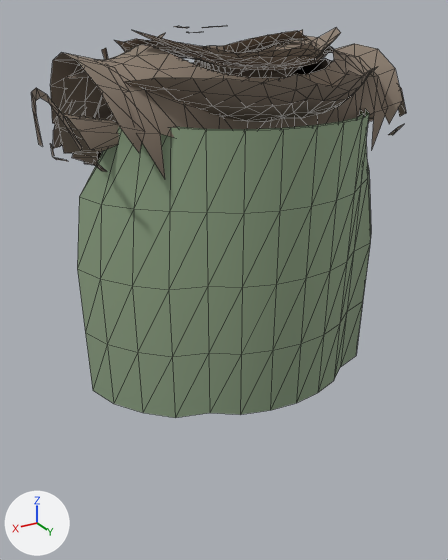
Renders of the glTF model assets/models/outfits/wear/moss_mantle_ranger_female.gltf from each side of a commit.
Camera for both pictures: a 50 mm lens placed at (0.377, 0.677, 1.551), pointed at (0.026, 0.093, 1.259). Every picture has the same lights, and +X, +Y and +Z are marked at lower left. The picture after the commit comes second. Mesh edges are drawn as thin lines. Vertices at exactly the same position are counted once.

The first picture shows 'moss_mantle_ranger_female'.
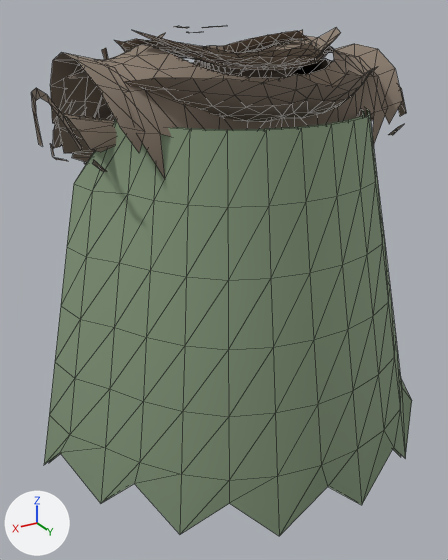
Patch to the scene script:
```diff
--- a/assets/models/outfits/wear/moss_mantle_ranger_female.gltf.py
+++ b/assets/models/outfits/wear/moss_mantle_ranger_female.gltf.py
@@ me_moss_mantle_ranger_female @@
 # used by ob_moss_mantle_ranger_female; location = (0.0, 0.0, 0.0)
-me_moss_mantle_ranger_female.from_pydata(...)  # 1245 vertices, 1532 faces; spans x -0.213..0.213, y -0.12..0.224, z 1.144..1.538
+me_moss_mantle_ranger_female.from_pydata(...)  # 1319 vertices, 1668 faces; spans x -0.254..0.254, y -0.12..0.3, z 1.055..1.538
+# me_moss_mantle_ranger_female part 1: the loose piece of 75 vertices spanning x -0.193..0.193, y 0.059..0.217, z 1.144..1.455 is rebuilt with 112 vertices and now spans x -0.248..0.248, y 0.05..0.294, z 1.055..1.455
+# me_moss_mantle_ranger_female part 2: the loose piece of 75 vertices spanning x -0.188..0.188, y 0.059..0.211, z 1.144..1.455 is rebuilt with 112 vertices and now spans x -0.254..0.254, y 0.05..0.3, z 1.055..1.455
 me_moss_mantle_ranger_female.materials.append(mat_leaf)
```

Changed parts and their boxes [x1, y1, x2, y2] in the pictures (448 x 560 px):
'moss_mantle_ranger_female', reshaped (30% taller)
    before: [31, 26, 406, 418]
    after: [31, 26, 412, 536]
part 1 of me_moss_mantle_ranger_female, rebuilt (mostly hidden afterwards)
    before: [77, 109, 371, 418]
    after: [49, 109, 401, 463]
part 2 of me_moss_mantle_ranger_female, rebuilt (mostly hidden before)
    before: [176, 109, 363, 131]
    after: [44, 109, 412, 536]
